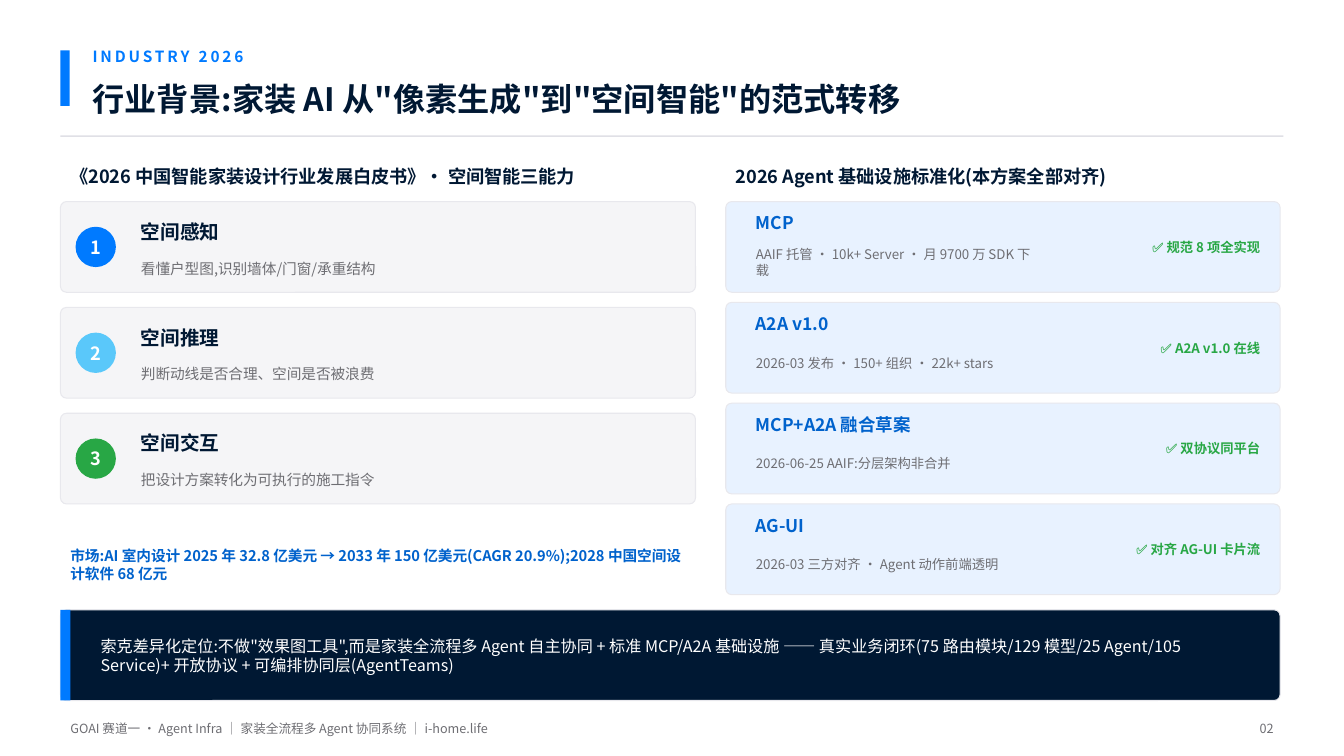
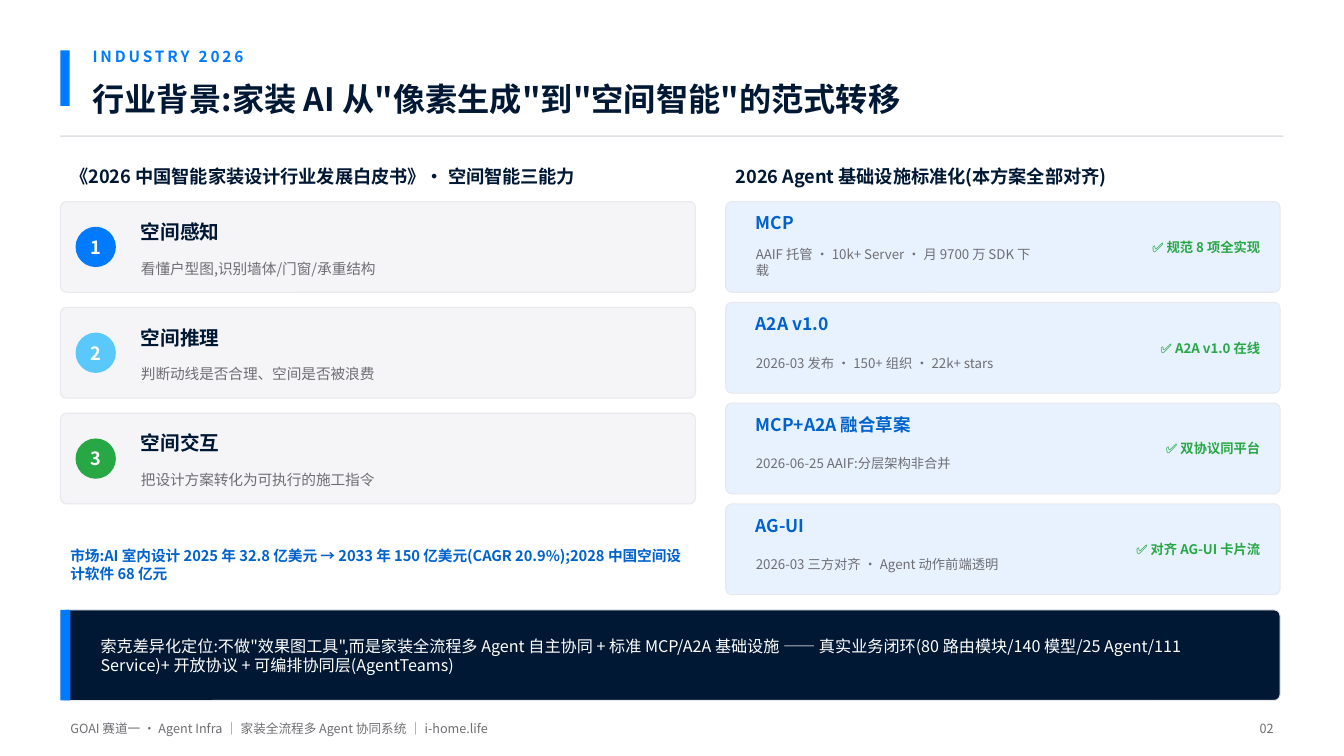
Before and after one commit to SUOKE2024/i-home.life, a slide deck: slide 2 of goai-agent-infra/ppt/GOAI初赛-家装全流程多Agent协同系统.pptx. Drawn at 1344x756 pixels with LibreOffice and Linux fonts; fonts in the diff are those of the drawing. Boxes give left, top, right and bottom in pixels: in the first picture for what was removed or moved away, otherwise in the second. Text is boxed around its words. In the diff, an @@ line names an element or a change of style, - is before the commit and + after.

Commit message:
docs(goai): 参赛材料口径统一——2442 测试基线 / v1.14.1 / 80 路由 + PPT 17 页重渲染
- 简介/论文/提交清单/方案/deck.js：2417→2442 passed（collect 2423→2448，与 scripts/test_baseline.json 2026-08-16 校准一致）
- 当前状态声明 v1.14.0→v1.14.1（特性引入版本表述保留）
- PPT 根目录移入 ppt/，17 页落款页，内部数字经解包校验

```diff
--- a/goai-agent-infra/ppt/GOAI初赛-家装全流程多Agent协同系统.pptx
+++ b/goai-agent-infra/ppt/GOAI初赛-家装全流程多Agent协同系统.pptx
@@ text at (101,638,1181,675): text changed @@
-索克差异化定位:不做"效果图工具",而是家装全流程多 Agent 自主协同 + 标准 MCP/A2A 基础设施 —— 真实业务闭环(75 路由模块/129 模型/25 Agent/105 Service)+ 开放协议 + 可编排协同层(AgentTeams)
+索克差异化定位:不做"效果图工具",而是家装全流程多 Agent 自主协同 + 标准 MCP/A2A 基础设施 —— 真实业务闭环(80 路由模块/140 模型/25 Agent/111 Service)+ 开放协议 + 可编排协同层(AgentTeams)
```
Also in this commit, not shown: 7 other slides changed, 1 slide added, 6 other files.
